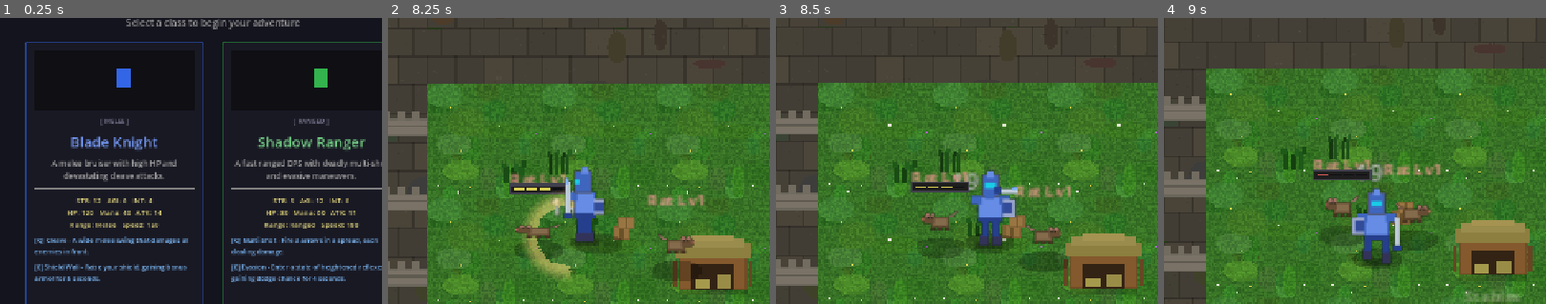
Above: before the commit, frames 1-4 (left to right).
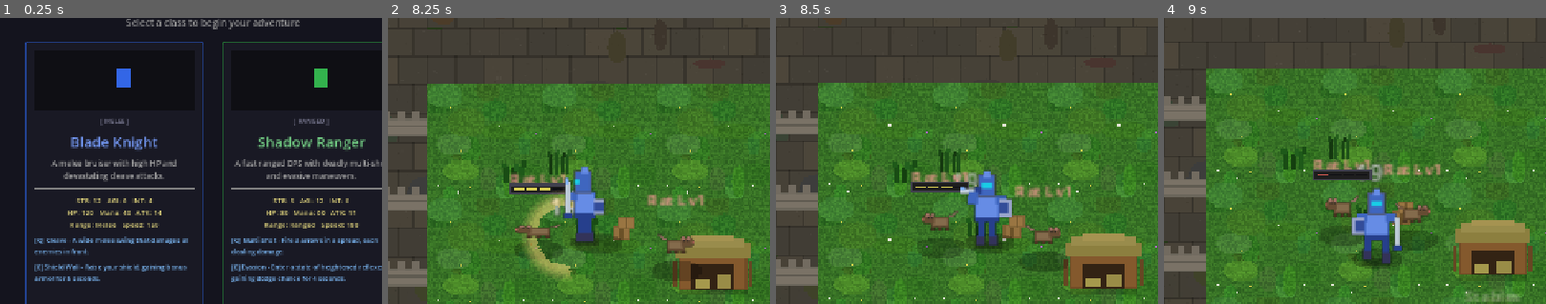
Above: after the commit, the same moments.

Repository: slxny/legends-open-rpg
Game: Godot game, scene res://scenes/main.tscn
Two runs of this game, one before a commit and one after it. Both use one fixed random seed, a clock stepped at 60 frames per second and the inputs below.
Inputs (mouse positions are % of the whole screen's width and height, from its top left):
- Up to frame 1 (0.25 s): no input
- Up to frame 2 (8.25 s): click "SELECT" at 0.5 s; tap Enter at 1.25 s; drag from (7, 92) to (50, 66) at 1.27 s; drag from (30, 55) to (51, 43) at 2.02 s; move the mouse to (60, 28) at 2.77 s; hold D (move_right) 2.78-3.5 s; hold E (ability_2) 2.78-3.5 s; tap Space (attack) at 3.05 s; drag from (45, 70) to (14, 84) at 3.52 s; move the mouse to (80, 65) at 4.27 s; hold A (move_left) 4.28-5 s; hold Space (attack) 4.28-5 s; tap F (interact) at 4.35 s; drag from (20, 35) to (46, 50) at 5.02 s; move the mouse to (9, 78) at 5.77 s; hold S (move_down) 5.78-6.5 s; hold Space (attack) 5.78-6.5 s; tap 2 at 5.85 s; click (9, 78) at 5.92 s; drag from (35, 25) to (30, 55) at 6.52 s; drag from (8, 48) to (73, 65) at 7.27 s; drag from (1, 98) to (94, 70) at 8.02 s
- Up to frame 3 (8.5 s): no input
- Up to frame 4 (9 s): move the mouse to (12, 95) at 8.77 s; hold S (move_down) from 8.78 s (still down); hold Q (ability_1) from 8.78 s (still down); click (12, 95) at 8.92 s
The pictures show only the part of the screen within x 22-72%, y 11-61%; the shares and areas given below are measured in that part.

Frames 1-2 are identical in both runs. In frame 3, 1.3% of the frame differs, in the area x 48-64%, y 53-80%; in frame 4, nothing differs.

Commit message:
Fix auto-attack using specials and enemies sticking to hero
Auto-attack bug: _do_basic_auto_attack reset _last_dir_category to ""
which caused _pick_combo_swing to match direction-based combos like
overhead chop, rising thrust, and spin slash. Now uses _is_auto_attacking
flag to force only basic left/right slashes (swing index 0 and 1).

Enemy sticking bug: In _process_attack, enemies in the attack state had
zero velocity when between min_dist and disengage range with no nearby
enemies for separation push. Now enemies maintain an ideal combat distance
(70% of attack range), backing away when too close and stepping in when
drifting too far.

https://claude.ai/code/session_01D6sioQAdsfu6QPMGzD3hm5

Diff:
--- a/scenes/enemies/enemy.gd
+++ b/scenes/enemies/enemy.gd
@@ -427,12 +427,18 @@
 	elif to_target.x > 0.1:
 		sprite.flip_h = false
 
-	# Keep enemies spread apart and maintain distance from target
+	# Keep enemies spread apart and maintain comfortable combat distance
 	var push = _get_separation_push()
 	var dist = to_target.length()
-	var min_dist = stats.attack_range * 0.5
-	if dist < min_dist and dist > 0.1:
-		push -= to_target.normalized() * stats.move_speed * 0.5
+	var ideal_dist = stats.attack_range * 0.7
+	if dist > 0.1:
+		var dir_from_target = -to_target.normalized()
+		if dist < ideal_dist:
+			# Too close — back away
+			push += dir_from_target * stats.move_speed * 0.5
+		elif dist > stats.attack_range * 1.2:
+			# Drifting too far — step back in
+			push -= dir_from_target * stats.move_speed * 0.3
 	velocity = push
 	move_and_slide()
 
--- a/scenes/player/player.gd
+++ b/scenes/player/player.gd
@@ -82,6 +82,7 @@
 var _charge_shake_tween: Tween = null  # Sprite shake during charge
 var _charge_sfx_player: AudioStreamPlayer = null  # Looping charge sound
 var _charge_vfx_tween: Tween = null  # Looping glow tween during charge
+var _is_auto_attacking: bool = false  # True during auto-attack — forces basic swings only
 var _effect_vfx_tween: Tween = null  # Looping pulse tween for status effect
 var _world_node: Node = null  # Cached world node for VFX spawning
 # Cached VFX textures to avoid per-spawn lookups
@@ -548,10 +549,10 @@
 	# Plain basic attack only — no dash strikes, no combo progression.
 	# Used by the auto-attack loop so held keys don't accidentally trigger specials.
 	_attack_cooldown = 0.5 / stats.attack_speed
-	_combo_index = 0
 	_combo_timer = 0.0
-	_last_dir_category = ""
+	_is_auto_attacking = true
 	_perform_attack(_target_enemy, dir)
+	_is_auto_attacking = false
 
 func _process_status_effects(delta: float) -> void:
 	if _is_paralyzed:
@@ -1315,11 +1316,19 @@
 	var base_pos = sprite.position
 
 	# Direction-based combo selection
-	var cur_cat = _get_dir_category(dir)
-	var swing_idx = _pick_combo_swing(cur_cat)
-	_last_dir_category = cur_cat
-	_combo_index += 1
-	_combo_timer = 0.0
+	var swing_idx: int
+	if _is_auto_attacking:
+		# Auto-attack: alternate between basic left/right slashes only (0 and 1)
+		swing_idx = _combo_index % 2
+		_combo_index += 1
+		_combo_timer = 0.0
+		_last_dir_category = ""
+	else:
+		var cur_cat = _get_dir_category(dir)
+		swing_idx = _pick_combo_swing(cur_cat)
+		_last_dir_category = cur_cat
+		_combo_index += 1
+		_combo_timer = 0.0
 
 	var has_frames = swing_idx < _combo_swings.size()
 	var frames = _combo_swings[swing_idx] if has_frames else []
